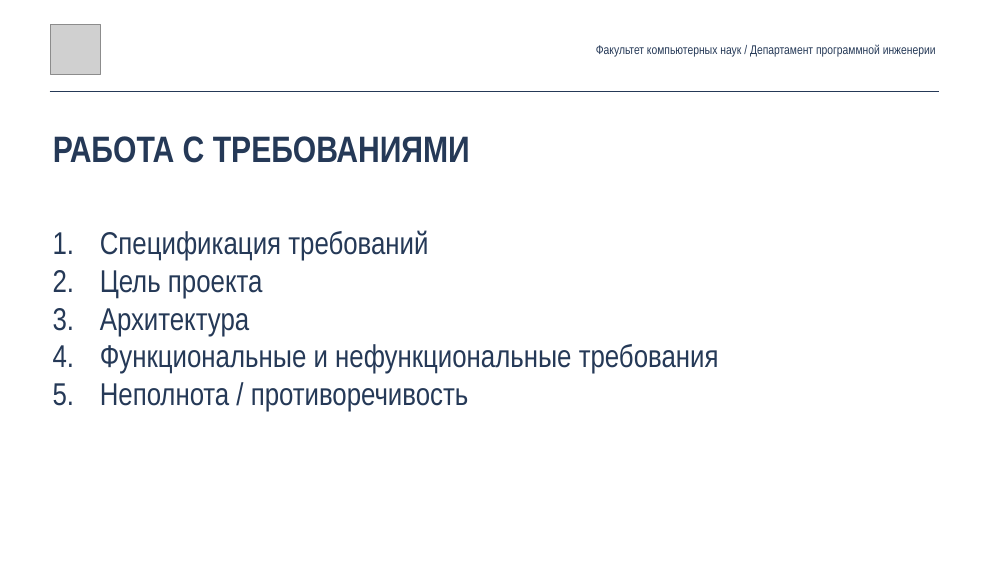
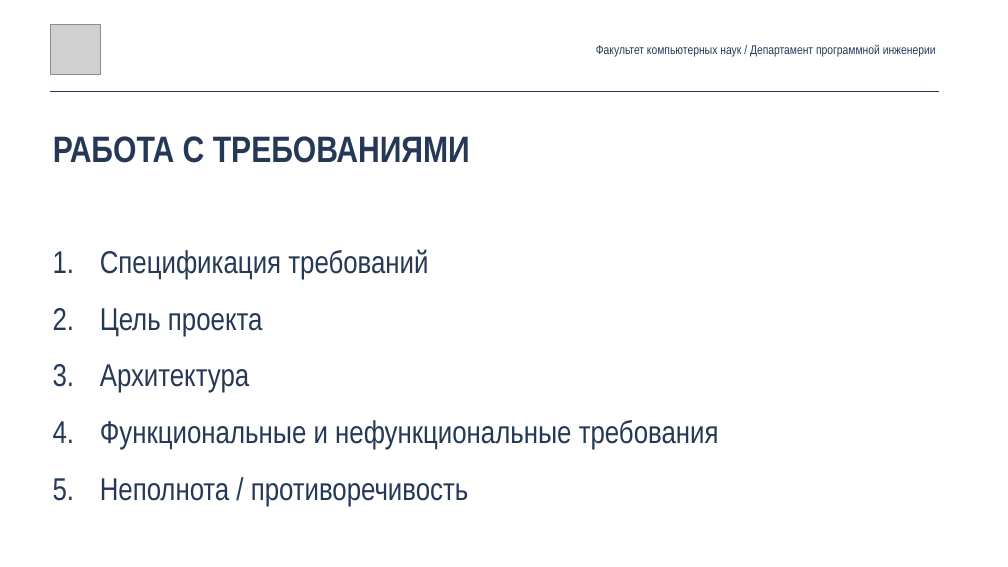
Before and after one commit to andrewt0301/qa-testing-course, a slide deck: slide 10 of seminars/seminar01/Seminar01.pptx (slide 9 before the commit). Drawn at 1008x567 pixels with LibreOffice and Linux fonts; fonts in the diff are those of the drawing; grey boxes stand for pictures. Boxes give left, top, right and bottom in pixels: in the first picture for what was removed or moved away, otherwise in the second. Text is boxed around its words. In the diff, an @@ line names an element or a change of style, - is before the commit and + after.

Commit message:
QA up

```diff
--- a/seminars/seminar01/Seminar01.pptx
+++ b/seminars/seminar01/Seminar01.pptx
@@ text "Спецификация требований" at (x1=100, y1=249, x2=719, y2=506): line spacing 1 to 1.5 @@
```
Also in this commit, not shown: 1 slide added.
